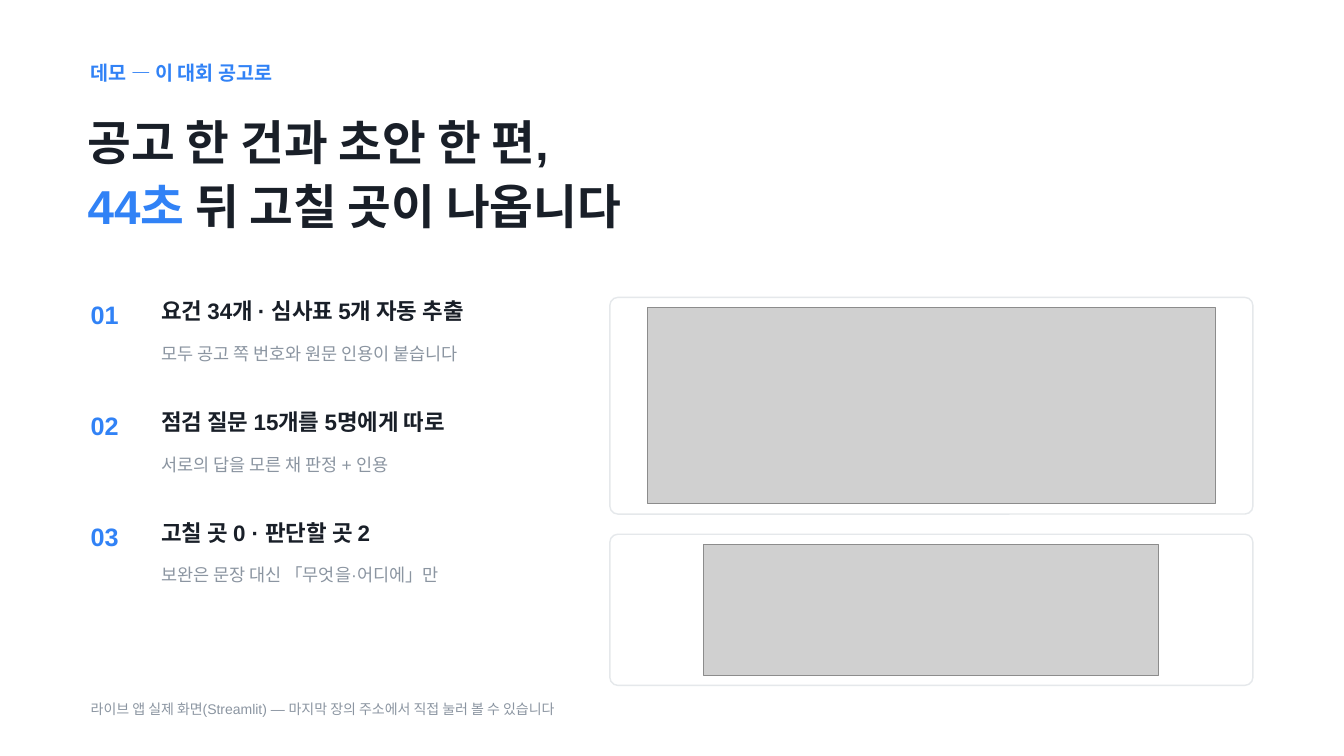
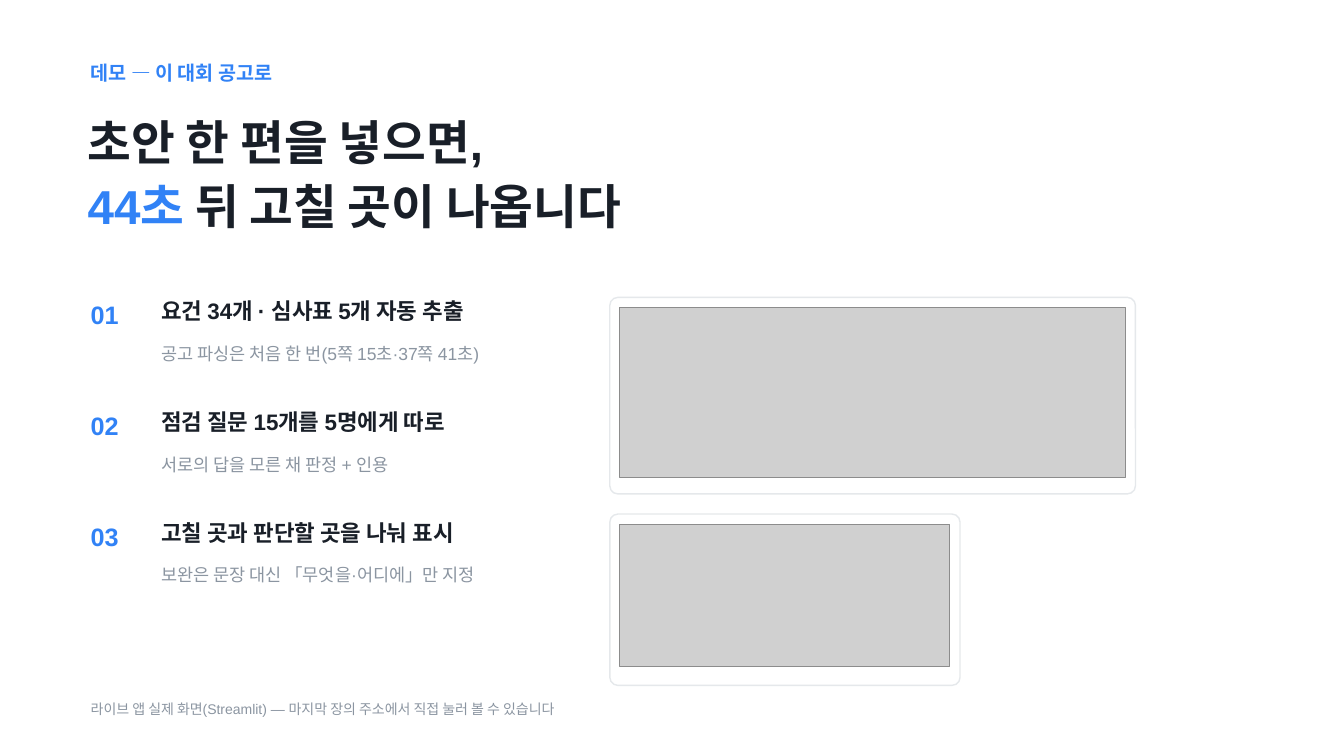
Before and after one commit to Ryugi62/rfp-to-fit, a slide deck: slide 4 of deliver/deck/RFP-to-Fit_루미아.pptx. Drawn at 1344x756 pixels with LibreOffice and Linux fonts; fonts in the diff are those of the drawing; grey boxes stand for pictures. Boxes give left, top, right and bottom in pixels: in the first picture for what was removed or moved away, otherwise in the second. Text is boxed around its words. In the diff, an @@ line names an element or a change of style, - is before the commit and + after.

```diff
--- a/deliver/deck/RFP-to-Fit_루미아.pptx
+++ b/deliver/deck/RFP-to-Fit_루미아.pptx
@@ text at bbox=[88, 120, 483, 168]: text changed @@
-공고 한 건과 초안 한 편,
+초안 한 편을 넣으면,
@@ rounded rectangle: place and size @@
-rounded rectangle at bbox=[610, 297, 1253, 514]
+rounded rectangle at bbox=[610, 297, 1135, 494]
@@ rounded rectangle at bbox=[610, 297, 1135, 494]: proportions changed @@
@@ picture: place and size @@
-picture at bbox=[648, 308, 1216, 504]
+picture at bbox=[620, 308, 1125, 477]
@@ text at bbox=[161, 345, 479, 364]: text changed @@
-모두 공고 쪽 번호와 원문 인용이 붙습니다
+공고 파싱은 처음 한 번(5쪽 15초·37쪽 41초)
@@ text at bbox=[161, 522, 454, 543]: text changed @@
-고칠 곳 0 · 판단할 곳 2
+고칠 곳과 판단할 곳을 나눠 표시
@@ rounded rectangle at bbox=[610, 514, 960, 686]: proportions changed @@
@@ rounded rectangle: place and size @@
-rounded rectangle at bbox=[610, 534, 1253, 686]
+rounded rectangle at bbox=[610, 514, 960, 686]
@@ picture: place and size @@
-picture at bbox=[704, 544, 1159, 676]
+picture at bbox=[620, 524, 950, 666]
@@ text at bbox=[161, 566, 475, 583]: text changed @@
-보완은 문장 대신 「무엇을·어디에」만
+보완은 문장 대신 「무엇을·어디에」만 지정
```
Also in this commit, not shown: 9 other slides changed, 39 other files.
